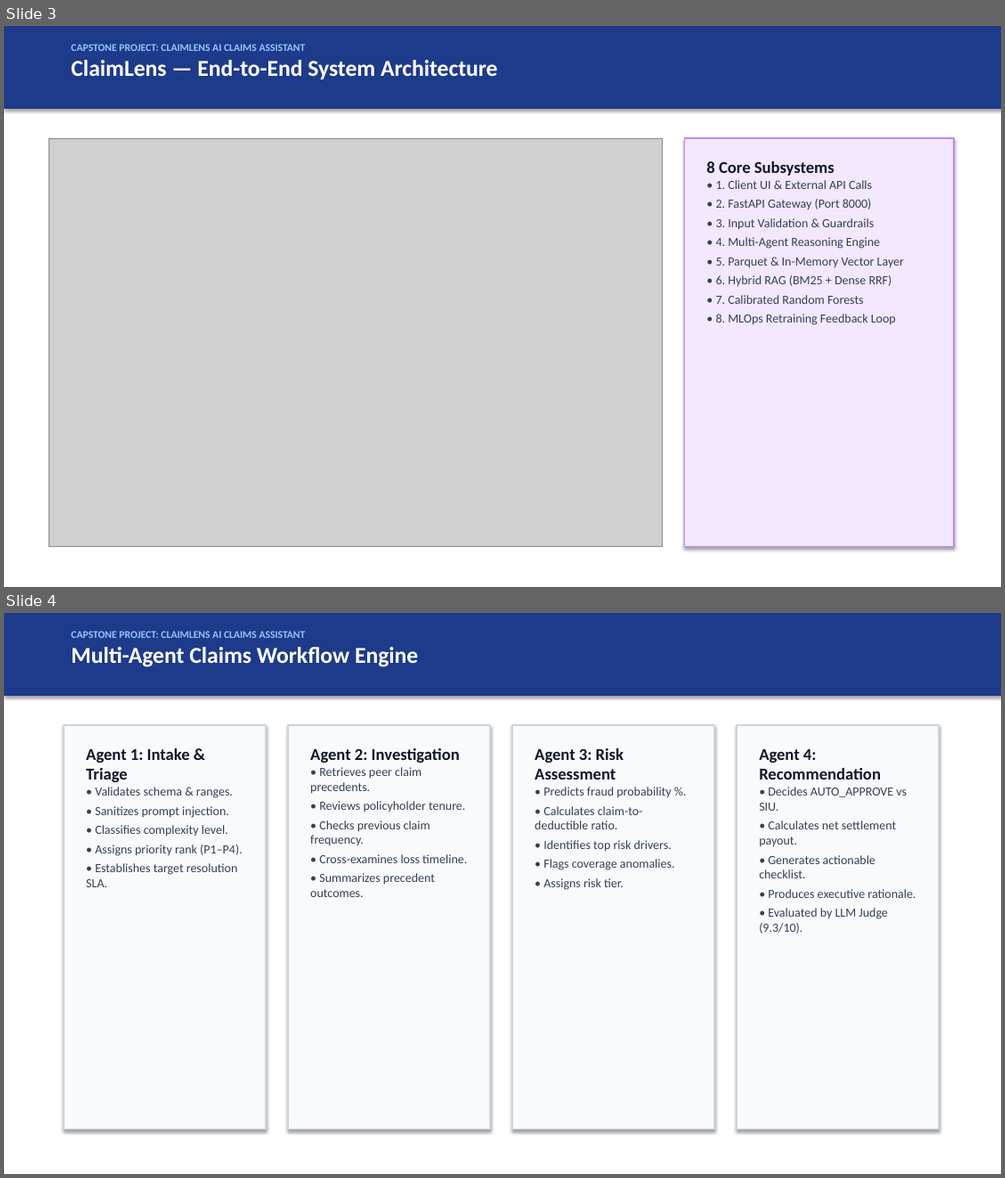
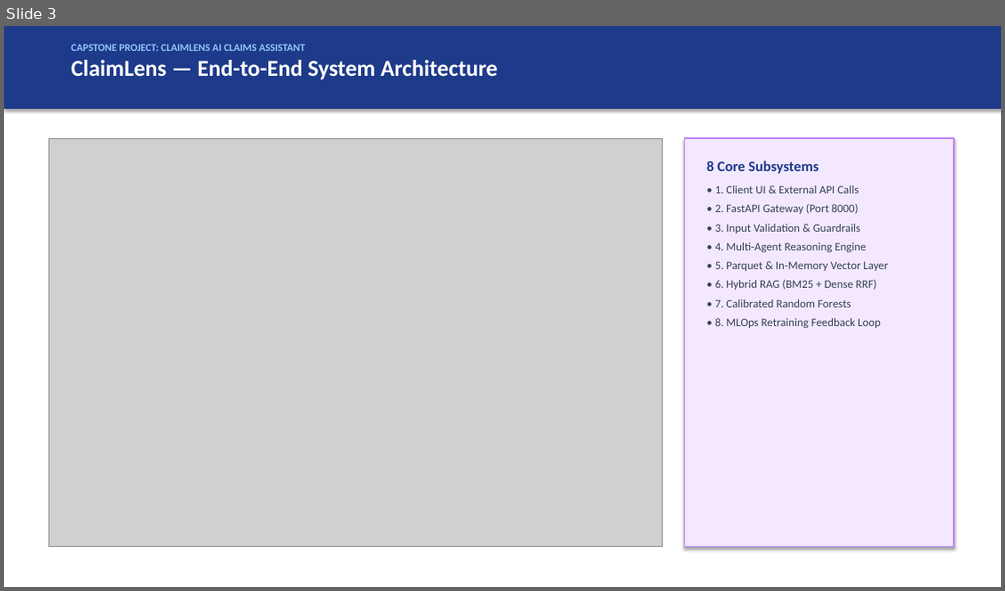
Before and after one commit to Ayushk3001/claimlens, a slide deck: presentation/Project_Presentation.pptx. Shown one above the other, each under a label of ours: slides 3 and 4 before the commit, slide 3 after it. The pictures are 1005x1178 and 1005x591 pixels, drawn with LibreOffice and Linux fonts; fonts in the diff are those of the drawing; grey boxes stand for pictures. Boxes give left, top, right and bottom in pixels: in the first picture for what was removed or moved away, otherwise in the second. Text is boxed around its words. In the diff, an @@ line names an element or a change of style, - is before the commit and + after.

Commit message:
Fix latency benchmark, synchronize deliverables, and harden evaluation invariants
- Implement ClaimVectorStore.search_by_vector with strict 1536-D array and finite numeric validation
- Decouple isolated vector cosine search from external API embedding latency in benchmark_latency.py
- Enforce universal settlement ceiling and TC-003 loss amount floor across evaluation harness
- Eliminate hardcoded deliverable metrics by dynamically parsing Evaluation_Summary.json and latency_benchmark.json
- Add unit tests for vector validation, deterministic ranking, and evaluation invariants (32 passing tests)
- Regenerate all submission PDFs, PPTX deck, and packaging archive

```diff
--- a/presentation/Project_Presentation.pptx
+++ b/presentation/Project_Presentation.pptx
@@ slide 4 removed at (x1=4, y1=613, x2=1001, y2=1174), background #FFFFFF @@
@@ rectangle removed at (x1=4, y1=613, x2=1001, y2=695) @@
@@ text removed at (x1=71, y1=631, x2=418, y2=667) @@
-CAPSTONE PROJECT: CLAIMLENS AI CLAIMS ASSISTANT
-Multi-Agent Claims Workflow Engine
@@ rectangle removed at (x1=64, y1=725, x2=266, y2=1129) @@
@@ rectangle removed at (x1=288, y1=725, x2=490, y2=1129) @@
@@ rectangle removed at (x1=512, y1=725, x2=714, y2=1129) @@
@@ rectangle removed at (x1=736, y1=725, x2=938, y2=1129) @@
@@ text removed at (x1=86, y1=748, x2=243, y2=887) @@
-Agent 1: Intake & Triage
-• Validates schema & ranges.
-• Sanitizes prompt injection.
-• Classifies complexity level.
-• Assigns priority rank (P1–P4).
-• Establishes target resolution SLA.
@@ text removed at (x1=310, y1=748, x2=467, y2=897) @@
-Agent 2: Investigation
-• Retrieves peer claim precedents.
-• Reviews policyholder tenure.
-• Checks previous claim frequency.
-• Cross-examines loss timeline.
-• Summarizes precedent outcomes.
@@ text removed at (x1=534, y1=748, x2=675, y2=890) @@
-Agent 3: Risk Assessment
-• Predicts fraud probability %.
-• Calculates claim-to-deductible ratio.
-• Identifies top risk drivers.
-• Flags coverage anomalies.
-• Assigns risk tier.
@@ text removed at (x1=759, y1=749, x2=915, y2=933) @@
-Agent 4: Recommendation
-• Decides AUTO_APPROVE vs SIU.
-• Calculates net settlement payout.
-• Generates actionable checklist.
-• Produces executive rationale.
-• Evaluated by LLM Judge (9.3/10).
@@ slide 3 changed as well @@
@@ text "8 Core Subsystems" at (x1=706, y1=160, x2=888, y2=328): size 16 to 14 pt, text colour #0F172A to #1E3A8A in "8 Core Subsystems"; size 12 to 11 pt; more space between paragraphs @@
```
Also in this commit, not shown: 5 other slides changed, 1 slide added, 17 other files.
